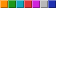
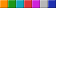
Two versions of the same layered image (64px x 64px). Layer-by-layer changes:
"Layer": opacity 33% → 100%, painted on it over bbox(0, 0, 56, 8)
